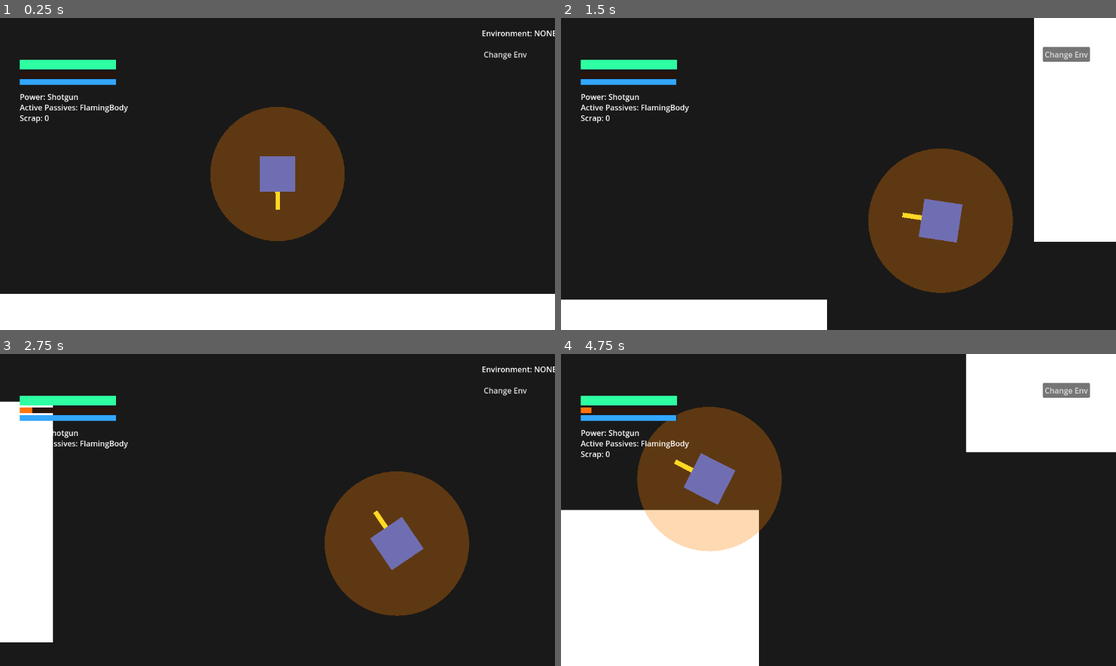
Above: before the commit, frames 1-4 (two rows, left to right).
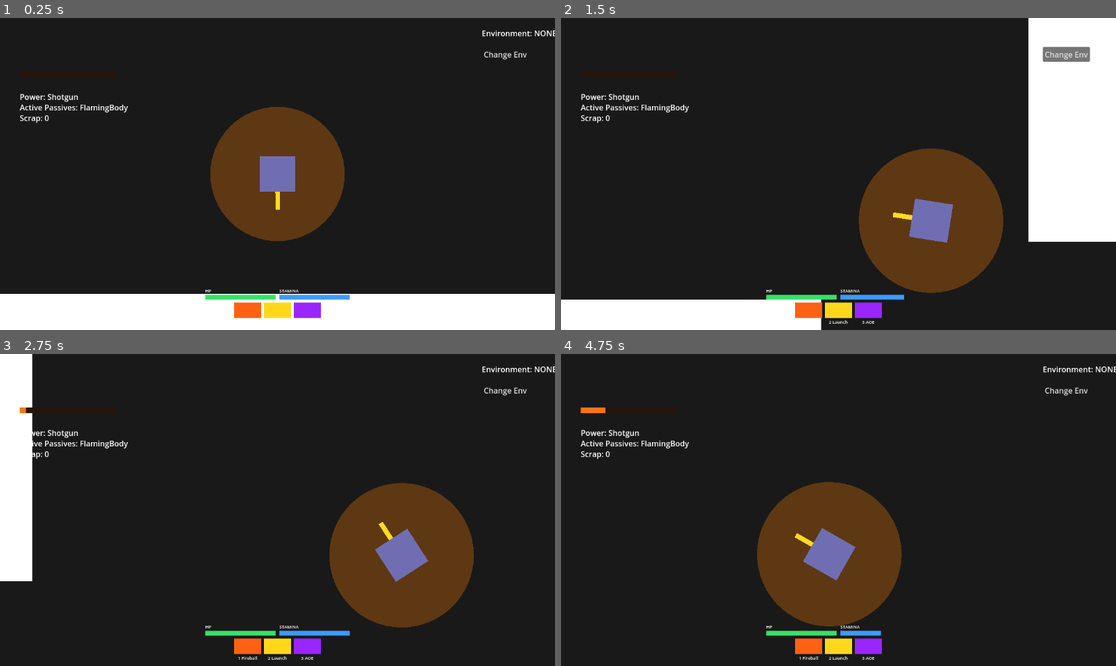
Above: after the commit, the same moments.

Repository: chimoochi/flash-fire
Game: Godot game, scene res://levels/lobby.tscn
The game is run twice, just before and just after one commit, with the same random seed, the same clock (stepped at 60 frames per second) and the same inputs.
Inputs (mouse positions are in pixels of both pictures, inside the frame that each line leads up to):
- Up to frame 1 (0.25 s): no input
- Up to frame 2 (1.5 s): tap Enter at 0.5 s; move the mouse to (960, 158) at 0.52 s; hold D (MoveRight) 0.53-1.28 s; tap Shift (Dash, bound only after the commit) at 0.6 s; click (960, 158) at 0.67 s; tap Q (Dash, bound only before the commit) at 0.8, 1.35 s; move the mouse to (727, 189) at 1.27 s; hold S (MoveDown) from 1.28 s (still down); click (727, 189) at 1.42 s
- Up to frame 3 (2.75 s): tap Space (Sprint, bound only after the commit) at 1.55 s; move the mouse to (333, 441) at 2.02 s; release S (MoveDown) at 2.03 s; hold D (MoveRight) from 2.03 s (still down); hold Space (Sprint, bound only after the commit) from 2.03 s (still down); click (333, 441) at 2.17 s; tap 1 (shoot, bound only after the commit) at 2.3 s
- Up to frame 4 (4.75 s): move the mouse to (810, 572) at 2.77 s; release D (MoveRight) at 2.78 s; release Space (Sprint, bound only after the commit) at 2.78 s; hold W (MoveUp) 2.78-3.53 s; tap 1 (shoot, bound only after the commit) at 2.85 s; click (810, 572) at 2.92 s; tap 3 (aoe, bound only after the commit) at 3.05, 3.6 s; move the mouse to (1005, 556) at 3.52 s; hold A (MoveLeft) from 3.53 s (still down); click (1005, 556) at 3.67 s; tap 2 (fire_bullet, bound only after the commit) at 3.8, 4.35 s; move the mouse to (672, 463) at 4.27 s; click (672, 463) at 4.42 s; tap Shift (Dash, bound only after the commit) at 4.55 s

The runs differ from the first frame. In frame 1, 2.1% of the frame differs, in the area x 3-64%, y 13-97%; in frame 2, 5.2%; in frame 3, 9.8%; in frame 4, 45%, in the area x 0-100%, y 0-100%.

Commit message:
single power system, resolve playability

Diff:
--- a/GodotGame/player/player.gd
+++ b/GodotGame/player/player.gd
@@ -6,9 +6,33 @@
 var ACCELERATION = 3000.0
 var FRICTION = 4000.0
 
-const SPRINT_STAMINA_DRAIN = 15.0
-const STAMINA_REGEN_RATE = 20.0
-const STAMINA_REGEN_DELAY = 1.5
+const STAMINA_PASSIVE_REGEN = 12.0
+const STAMINA_CHARGE_REGEN = 35.0
+
+const FIRE_BULLET_STAMINA_COST = 20.0
+const FIRE_BULLET_START_SPEED = 150.0
+const FIRE_BULLET_SPEED = 1400.0
+const FIRE_BULLET_ACCEL = 4000.0
+const FIRE_BULLET_STEER = 0.05
+const FIRE_BULLET_KNOCKBACK = 2000.0
+const FIRE_BULLET_DAMAGE = 40
+const FIRE_BULLET_SELF_DAMAGE = 12
+const FIRE_BULLET_DURATION = 0.7
+
+const FIREBALL_STAMINA_COST = 10.0
+const FIREBALL_DAMAGE = 25
+const FIREBALL_SPEED = 900.0
+const FIREBALL_RECOIL = 650.0
+const FIREBALL_COOLDOWN = 0.5
+
+const AOE_STAMINA_COST = 15.0
+const AOE_DAMAGE = 35
+const AOE_RADIUS = 130.0
+const AOE_PUSH_FORCE = 1500.0
+const AOE_COOLDOWN = 1.5
+
+const DASH_STAMINA_COST = 20.0
+const DASH_DAMAGE = 30
 
 const DASH_COOLDOWN = 0.8
 const MELEE_DAMAGE = 25
@@ -31,11 +55,18 @@
 
 @onready var melee_pivot: Node2D = $MeleePivot
 @onready var weapon_visuals: Node2D = $MeleePivot/MeleeHitBox
-@onready var health_bar: ProgressBar = $CanvasLayer/HealthBar
+@onready var health_bar = $CanvasLayer/HUD/Content/BarsRow/HealthSection/HealthBar
 @onready var music_player: AudioStreamPlayer = $MusicPlayer
 
 var dash_service: DashService
 var swing_melee: WaterPopper
+
+var is_fire_bullet: bool = false
+var fire_bullet_timer: float = 0.0
+var _fire_bullet_hit: Array = []
+var is_charging: bool = false
+var _fireball_cooldown: float = 0.0
+var _aoe_cooldown: float = 0.0
 
 var equipped_power: Dictionary
 var last_power_time: int = 0
@@ -86,7 +117,6 @@
 
 var _adrenaline_bar: ProgressBar = null
 var _stamina_bar: ProgressBar = null
-var _stamina_regen_timer: float = 0.0
 var _empowered_tween: Tween = null
 
 var debug_hitboxes: bool = false
@@ -148,8 +178,10 @@
 	scrap_label.position = Vector2(41, 196)
 	$CanvasLayer.add_child(scrap_label)
 
+	_stamina_bar = $CanvasLayer/HUD/Content/BarsRow/StaminaSection/StaminaBar
+	_stamina_bar.max_value = PlayerState["max_stamina"]
+	_stamina_bar.value = PlayerState["stamina"]
 	_setup_adrenaline_bar()
-	_setup_stamina_bar()
 
 func _update_scrap_ui() -> void:
 	if scrap_label:
@@ -172,21 +204,6 @@
 	_adrenaline_bar.add_theme_stylebox_override("fill", fill_style)
 	$CanvasLayer.add_child(_adrenaline_bar)
 
-func _setup_stamina_bar() -> void:
-	var bg_style := StyleBoxFlat.new()
-	bg_style.bg_color = Color(0.05, 0.1, 0.2)
-
-	var fill_style := StyleBoxFlat.new()
-	fill_style.bg_color = Color(0.2, 0.65, 1.0)
-
-	_stamina_bar = ProgressBar.new()
-	_stamina_bar.custom_minimum_size = Vector2(200, 12)
-	_stamina_bar.max_value = PlayerState["max_stamina"]
-	_stamina_bar.value = PlayerState["stamina"]
-	_stamina_bar.show_percentage = false
-	_stamina_bar.position = Vector2(41, 127)
-	_stamina_bar.add_theme_stylebox_override("background", bg_style)
-	_stamina_bar.add_theme_stylebox_override("fill", fill_style)
 	$CanvasLayer.add_child(_stamina_bar)
 
 func on_passive_added(passive_name: String) -> void:
@@ -209,33 +226,32 @@
 func _physics_process(delta):
 	var direction = Vector2.ZERO
 
-	if Input.is_action_pressed("MoveRight"):
-		direction.x += 1
-	if Input.is_action_pressed("MoveLeft"):
-		direction.x -= 1
-	if Input.is_action_pressed("MoveDown"):
-		direction.y += 1
-	if Input.is_action_pressed("MoveUp"):
-		direction.y -= 1
-
-	if direction.length() > 0:
-		direction = direction.normalized()
-
-	var is_sprinting = Input.is_action_pressed("Sprint") and direction != Vector2.ZERO and PlayerState["stamina"] > 0.0
-	_process_stamina(delta, is_sprinting)
-	var current_max_speed = SPRINT_SPEED if is_sprinting else MAX_SPEED
+	if not is_fire_bullet:
+		if Input.is_action_pressed("MoveRight"): direction.x += 1
+		if Input.is_action_pressed("MoveLeft"): direction.x -= 1
+		if Input.is_action_pressed("MoveDown"): direction.y += 1
+		if Input.is_action_pressed("MoveUp"): direction.y -= 1
+		if direction.length() > 0:
+			direction = direction.normalized()
+
+	is_charging = Input.is_action_pressed("Sprint") and not is_fire_bullet
+	_process_stamina(delta, is_charging)
+
+	if _fireball_cooldown > 0: _fireball_cooldown -= delta
+	if _aoe_cooldown > 0: _aoe_cooldown -= delta
 
 	if debug_hitboxes:
 		melee_pivot.visible = true
 
 	_handle_push_interaction(delta)
-
 	push_velocity = push_velocity.move_toward(Vector2.ZERO, PUSH_DECAY * delta)
 
-	if dash_service.is_dashing:
-		dash_service.process_dash_physics(self , delta)
+	if is_fire_bullet:
+		_process_fire_bullet(delta)
+	elif dash_service.is_dashing:
+		dash_service.process_dash_physics(self, delta)
 	else:
-		_handle_movement_physics(direction, delta, current_max_speed)
+		_handle_movement_physics(direction, delta, MAX_SPEED)
 		velocity += push_velocity
 		velocity = velocity.limit_length(MAX_VELOCITY)
 		move_and_slide()
@@ -243,28 +259,23 @@
 	look_at(get_global_mouse_position())
 	_process_adrenaline(delta)
 
-	if Input.is_action_just_pressed("Dash") and dash_service.can_dash:
-		dash_service.start_dash(
-			self ,
-			direction,
-			PlayerState["dash_speed"],
-			PlayerState["dash_duration"],
-			PlayerState["dash_cooldown"],
-			PlayerState["dash_push_force"]
-		)
-
-	if Input.is_action_pressed("shoot") or Input.is_key_pressed(KEY_SPACE):
-		use_equipped_power()
-
-func _process_stamina(delta: float, is_sprinting: bool) -> void:
-	if is_sprinting:
-		PlayerState["stamina"] = max(0.0, PlayerState["stamina"] - SPRINT_STAMINA_DRAIN * delta)
-		_stamina_regen_timer = STAMINA_REGEN_DELAY
-	else:
-		if _stamina_regen_timer > 0.0:
-			_stamina_regen_timer -= delta
-		else:
-			PlayerState["stamina"] = min(PlayerState["max_stamina"], PlayerState["stamina"] + STAMINA_REGEN_RATE * delta)
+	if not is_fire_bullet and not dash_service.is_dashing:
+		if Input.is_action_just_pressed("Dash") and dash_service.can_dash and PlayerState["stamina"] >= DASH_STAMINA_COST:
+			PlayerState["stamina"] -= DASH_STAMINA_COST
+			dash_service.start_dash(self, direction, PlayerState["dash_speed"], PlayerState["dash_duration"], PlayerState["dash_cooldown"], PlayerState["dash_push_force"])
+
+		if Input.is_action_just_pressed("shoot") and PlayerState["stamina"] >= FIREBALL_STAMINA_COST and _fireball_cooldown <= 0:
+			_activate_fireball()
+
+		if Input.is_action_just_pressed("fire_bullet") and PlayerState["stamina"] >= FIRE_BULLET_STAMINA_COST:
+			_activate_fire_bullet()
+
+	if Input.is_action_just_pressed("aoe") and PlayerState["stamina"] >= AOE_STAMINA_COST and _aoe_cooldown <= 0:
+		_activate_aoe()
+
+func _process_stamina(delta: float, charging: bool) -> void:
+	var regen = STAMINA_CHARGE_REGEN if charging else STAMINA_PASSIVE_REGEN
+	PlayerState["stamina"] = min(PlayerState["max_stamina"], PlayerState["stamina"] + regen * delta)
 	if _stamina_bar:
 		_stamina_bar.value = PlayerState["stamina"]
 
@@ -281,7 +292,7 @@
 	query.shape = $CollisionShape2D.shape
 	query.transform = global_transform
 	query.collision_mask = 4
-	query.exclude = [ self.get_rid()]
+	query.exclude = [self.get_rid()]
 
 	var result = space_state.intersect_shape(query)
 	for data in result:
@@ -290,19 +301,26 @@
 		if dash_service.is_dashing and collider.is_in_group("Enemy"):
 			dash_service.handle_impact(collider)
 
-
 		if collider.has_method("push"):
 			var push_dir = (collider.global_position - global_position).normalized()
 
-			var force_mag = PUSH_FORCE
-			if dash_service.is_dashing:
-				force_mag = dash_service.dash_push_force
-
-			collider.push(push_dir * force_mag * delta)
-
-			if not dash_service.is_dashing:
-				velocity -= push_dir * PLAYER_PUSH_RESISTANCE
-				velocity *= 0.9
+			if is_fire_bullet and collider.is_in_group("Enemy"):
+				collider.push(push_dir * FIRE_BULLET_KNOCKBACK)
+				if not _fire_bullet_hit.has(collider) and collider.has_method("take_damage"):
+					_fire_bullet_hit.append(collider)
+					collider.take_damage(FIRE_BULLET_DAMAGE, global_position, self)
+			else:
+				var force_mag = PUSH_FORCE
+				if dash_service.is_dashing:
+					force_mag = dash_service.dash_push_force
+				collider.push(push_dir * force_mag * delta)
+				if dash_service.is_dashing and collider.is_in_group("Enemy") and collider.has_method("take_damage"):
+					if not dash_service._hit_entities.has(collider):
+						collider.take_damage(DASH_DAMAGE, global_position, self)
+					dash_service.handle_impact(collider)
+				elif not dash_service.is_dashing:
+					velocity -= push_dir * PLAYER_PUSH_RESISTANCE
+					velocity *= 0.9
 
 func _handle_movement_physics(direction: Vector2, delta: float, max_speed: float = MAX_SPEED) -> void:
 	if direction != Vector2.ZERO:
@@ -321,18 +339,11 @@
 			var target = _get_nearest_execution_enemy()
 			if target:
 				_perform_glory_kill(target)
-
-
 		if event.keycode == KEY_L:
 			var current_scene = get_tree().current_scene.scene_file_path
 			var next_scene = "res://level2.tscn" if "workspace.tscn" in current_scene else "res://workspace.tscn"
 			MapService.change_map(next_scene)
 
-	if event is InputEventKey and not event.pressed:
-		if event.keycode == KEY_SPACE:
-			_stop_stream()
-	if event.is_action_released("shoot"):
-		_stop_stream()
 
 func _stop_stream() -> void:
 	if lightning_stream:
@@ -374,6 +385,68 @@
 	else:
 		PowerModule.execute_power(equipped_power, self , get_global_mouse_position())
 
+
+func _activate_fireball() -> void:
+	PlayerState["stamina"] -= FIREBALL_STAMINA_COST
+	_fireball_cooldown = FIREBALL_COOLDOWN
+	var dir = (get_global_mouse_position() - global_position).normalized()
+	BulletService.spawn_bullet(self, dir, FIREBALL_DAMAGE, FIREBALL_SPEED)
+	velocity += -dir * FIREBALL_RECOIL
+	velocity = velocity.limit_length(MAX_VELOCITY)
+	CameraService.shake(0.15)
+	gain_adrenaline(ADRENALINE_ON_ATTACK)
+
+func _activate_aoe() -> void:
+	PlayerState["stamina"] -= AOE_STAMINA_COST
+	_aoe_cooldown = AOE_COOLDOWN
+	ThrowableService.explode(AOE_RADIUS, global_position, AOE_DAMAGE, AOE_PUSH_FORCE, self)
+	CameraService.shake(0.5)
+	CameraService.kick(Vector2(0.1, 0.1), 0.2)
+	gain_adrenaline(ADRENALINE_ON_ATTACK)
+
+func _activate_fire_bullet() -> void:
+	if is_fire_bullet or PlayerState["stamina"] < FIRE_BULLET_STAMINA_COST:
+		return
+	PlayerState["stamina"] -= FIRE_BULLET_STAMINA_COST
+	is_fire_bullet = true
+	fire_bullet_timer = FIRE_BULLET_DURATION
+	_fire_bullet_hit.clear()
+	set_collision_mask_value(3, false)
+	push_velocity = Vector2.ZERO
+	var dir = (get_global_mouse_position() - global_position).normalized()
+	velocity = dir * FIRE_BULLET_START_SPEED
+	CameraService.shake(0.15)
+	gain_adrenaline(ADRENALINE_ON_ATTACK)
+
+func _process_fire_bullet(delta: float) -> void:
+	fire_bullet_timer -= delta
+
+	var current_speed = velocity.length()
+	current_speed = min(current_speed + FIRE_BULLET_ACCEL * delta, FIRE_BULLET_SPEED)
+
+	var target_dir = (get_global_mouse_position() - global_position).normalized()
+	var steered_dir = velocity.normalized().lerp(target_dir, FIRE_BULLET_STEER).normalized()
+	velocity = steered_dir * current_speed
+
+	move_and_slide()
+	if get_slide_collision_count() > 0:
+		_on_fire_bullet_wall_hit()
+		return
+	if fire_bullet_timer <= 0:
+		_end_fire_bullet()
+
+func _on_fire_bullet_wall_hit() -> void:
+	ThrowableService.explode(80.0, global_position, 0, 900.0, self)
+	take_damage(FIRE_BULLET_SELF_DAMAGE, global_position)
+	velocity = -velocity.normalized() * 400.0
+	CameraService.shake(0.4)
+	_end_fire_bullet()
+
+func _end_fire_bullet() -> void:
+	is_fire_bullet = false
+	fire_bullet_timer = 0.0
+	_fire_bullet_hit.clear()
+	set_collision_mask_value(3, true)
 
 func absorb_loadout(power: Dictionary, passive_name: String) -> void:
 	if kill_sound_player:
--- a/GodotGame/player/player.tscn
+++ b/GodotGame/player/player.tscn
@@ -1,7 +1,7 @@
 [gd_scene load_steps=7 format=3 uid="uid://bq3nv1n2jji1h"]
 
 [ext_resource type="Script" uid="uid://c4af162fdb6yc" path="res://player/player.gd" id="1_player"]
-[ext_resource type="PackedScene" uid="uid://c6jlkk74smucx" path="res://player/health_bar.tscn" id="2_healthbar"]
+[ext_resource type="PackedScene" uid="uid://dq8hud_main01" path="res://ui/hud.tscn" id="2_hud"]
 [ext_resource type="AudioStream" uid="uid://bxoil7vbca6q8" path="res://audio/music.mp3" id="3_music"]
 
 [sub_resource type="RectangleShape2D" id="RectangleShape2D_player"]
@@ -58,11 +58,7 @@
 
 [node name="CanvasLayer" type="CanvasLayer" parent="."]
 
-[node name="HealthBar" parent="CanvasLayer" instance=ExtResource("2_healthbar")]
-offset_left = 41.0
-offset_top = 87.0
-offset_right = 241.0
-offset_bottom = 107.0
+[node name="HUD" parent="CanvasLayer" instance=ExtResource("2_hud")]
 
 [node name="MusicPlayer" type="AudioStreamPlayer" parent="."]
 stream = ExtResource("3_music")
--- a/GodotGame/project.godot
+++ b/GodotGame/project.godot
@@ -46,22 +46,27 @@
 }
 shoot={
 "deadzone": 0.2,
-"events": [Object(InputEventKey,"resource_local_to_scene":false,"resource_name":"","device":0,"window_id":0,"alt_pressed":false,"shift_pressed":false,"ctrl_pressed":false,"meta_pressed":false,"pressed":false,"keycode":0,"physical_keycode":32,"key_label":0,"unicode":0,"location":0,"echo":false,"script":null)
+"events": [Object(InputEventKey,"resource_local_to_scene":false,"resource_name":"","device":-1,"window_id":0,"alt_pressed":false,"shift_pressed":false,"ctrl_pressed":false,"meta_pressed":false,"pressed":false,"keycode":0,"physical_keycode":49,"key_label":0,"unicode":49,"location":0,"echo":false,"script":null)
 ]
 }
-dash={
+fire_bullet={
 "deadzone": 0.2,
-"events": [Object(InputEventKey,"resource_local_to_scene":fa …(140 unchanged characters)… d":false,"keycode":0,"physical_keycode":81,"key_label":0,"unicode":113,"location":0,"echo":false,"script":null)
+"events": [Object(InputEventKey,"resource_local_to_scene":fa …(140 unchanged characters)… d":false,"keycode":0,"physical_keycode":50,"key_label":0,"unicode":50,"location":0,"echo":false,"script":null)
+]
+}
+aoe={
+"deadzone": 0.2,
+"events": [Object(InputEventKey,"resource_local_to_scene":false,"resource_name":"","device":-1,"window_id":0,"alt_pressed":false,"shift_pressed":false,"ctrl_pressed":false,"meta_pressed":false,"pressed":false,"keycode":0,"physical_keycode":51,"key_label":0,"unicode":51,"location":0,"echo":false,"script":null)
 ]
 }
 Dash={
 "deadzone": 0.2,
-"events": [Object(InputEventKey,"resource_local_to_scene":fa …(140 unchanged characters)… d":false,"keycode":0,"physical_keycode":81,"key_label":0,"unicode":113,"location":0,"echo":false,"script":null)
+"events": [Object(InputEventKey,"resource_local_to_scene":fa …(140 unchanged characters)… d":false,"keycode":0,"physical_keycode":4194325,"key_label":0,"unicode":0,"location":0,"echo":false,"script":null)
 ]
 }
 Sprint={
 "deadzone": 0.2,
-"events": [Object(InputEventKey,"resource_local_to_scene":fa …(140 unchanged characters)… d":false,"keycode":0,"physical_keycode":4194325,"key_label":0,"unicode":0,"location":0,"echo":false,"script":null)
+"events": [Object(InputEventKey,"resource_local_to_scene":fa …(140 unchanged characters)… d":false,"keycode":0,"physical_keycode":32,"key_label":0,"unicode":0,"location":0,"echo":false,"script":null)
 ]
 }
 
--- /dev/null
+++ b/GodotGame/ui/hud.gd
@@ -0,0 +1,4 @@
+extends Control
+
+@onready var health_bar = $Content/BarsRow/HealthSection/HealthBar
+@onready var stamina_bar: ProgressBar = $Content/BarsRow/StaminaSection/StaminaBar
--- /dev/null
+++ b/GodotGame/ui/hud.tscn
@@ -0,0 +1,124 @@
+[gd_scene load_steps=6 format=3 uid="uid://dq8hud_main01"]
+
+[ext_resource type="Script" uid="uid://dq8hud_gd001" path="res://ui/hud.gd" id="1_hud"]
+[ext_resource type="PackedScene" uid="uid://c6jlkk74smucx" path="res://player/health_bar.tscn" id="2_healthbar"]
+
+[sub_resource type="StyleBoxFlat" id="SF_hp_fill"]
+bg_color = Color(0.22, 0.88, 0.4, 1)
+
+[sub_resource type="StyleBoxFlat" id="SF_hp_bg"]
+bg_color = Color(0.1, 0.1, 0.1, 1)
+
+[sub_resource type="StyleBoxFlat" id="SF_st_fill"]
+bg_color = Color(0.25, 0.6, 1.0, 1)
+
+[sub_resource type="StyleBoxFlat" id="SF_st_bg"]
+bg_color = Color(0.1, 0.1, 0.1, 1)
+
+[node name="HUD" type="Control"]
+anchor_right = 1.0
+anchor_bottom = 1.0
+mouse_filter = 2
+script = ExtResource("1_hud")
+
+[node name="Content" type="VBoxContainer" parent="."]
+anchor_left = 0.5
+anchor_top = 1.0
+anchor_right = 0.5
+anchor_bottom = 1.0
+offset_left = -150.0
+offset_top = -88.0
+offset_right = 150.0
+offset_bottom = -6.0
+theme_override_constants/separation = 6
+
+[node name="BarsRow" type="HBoxContainer" parent="Content"]
+layout_mode = 2
+theme_override_constants/separation = 8
+
+[node name="HealthSection" type="VBoxContainer" parent="Content/BarsRow"]
+layout_mode = 2
+size_flags_horizontal = 3
+theme_override_constants/separation = 2
+
+[node name="HealthLabel" type="Label" parent="Content/BarsRow/HealthSection"]
+layout_mode = 2
+text = "HP"
+theme_override_font_sizes/font_size = 9
+
+[node name="HealthBar" parent="Content/BarsRow/HealthSection" instance=ExtResource("2_healthbar")]
+layout_mode = 2
+custom_minimum_size = Vector2(0, 10)
+size_flags_horizontal = 3
+theme_override_styles/background = SubResource("SF_hp_bg")
+theme_override_styles/fill = SubResource("SF_hp_fill")
+
+[node name="StaminaSection" type="VBoxContainer" parent="Content/BarsRow"]
+layout_mode = 2
+size_flags_horizontal = 3
+theme_override_constants/separation = 2
+
+[node name="StaminaLabel" type="Label" parent="Content/BarsRow/StaminaSection"]
+layout_mode = 2
+text = "STAMINA"
+theme_override_font_sizes/font_size = 9
+
+[node name="StaminaBar" type="ProgressBar" parent="Content/BarsRow/StaminaSection"]
+layout_mode = 2
+custom_minimum_size = Vector2(0, 10)
+size_flags_horizontal = 3
+max_value = 100.0
+value = 100.0
+show_percentage = false
+theme_override_styles/background = SubResource("SF_st_bg")
+theme_override_styles/fill = SubResource("SF_st_fill")
+
+[node name="AttacksRow" type="HBoxContainer" parent="Content"]
+layout_mode = 2
+alignment = 1
+theme_override_constants/separation = 6
+
+[node name="Slot1" type="VBoxContainer" parent="Content/AttacksRow"]
+layout_mode = 2
+alignment = 1
+theme_override_constants/separation = 2
+
+[node name="Icon1" type="ColorRect" parent="Content/AttacksRow/Slot1"]
+custom_minimum_size = Vector2(56, 32)
+color = Color(1.0, 0.38, 0.08, 1)
+
+[node name="Key1" type="Label" parent="Content/AttacksRow/Slot1"]
+layout_mode = 2
+horizontal_alignment = 1
+text = "1 Fireball"
+theme_override_font_sizes/font_size = 9
+
+[node name="Slot2" type="VBoxContainer" parent="Content/AttacksRow"]
+layout_mode = 2
+alignment = 1
+theme_override_constants/separation = 2
+
+[node name="Icon2" type="ColorRect" parent="Content/AttacksRow/Slot2"]
+custom_minimum_size = Vector2(56, 32)
+color = Color(1.0, 0.85, 0.1, 1)
+
+[node name="Key2" type="Label" parent="Content/AttacksRow/Slot2"]
+layout_mode = 2
+horizontal_alignment = 1
+text = "2 Launch"
+theme_override_font_sizes/font_size = 9
+
+[node name="Slot3" type="VBoxContainer" parent="Content/AttacksRow"]
+layout_mode = 2
+alignment = 1
+theme_override_constants/separation = 2
+
+[node name="Icon3" type="ColorRect" parent="Content/AttacksRow/Slot3"]
+custom_minimum_size = Vector2(56, 32)
+color = Color(0.6, 0.15, 1.0, 1)
+
+[node name="Key3" type="Label" parent="Content/AttacksRow/Slot3"]
+layout_mode = 2
+horizontal_alignment = 1
+text = "3 AOE"
+theme_override_font_sizes/font_size = 9
Not shown, added: GodotGame/ui/hud.gd.uid
